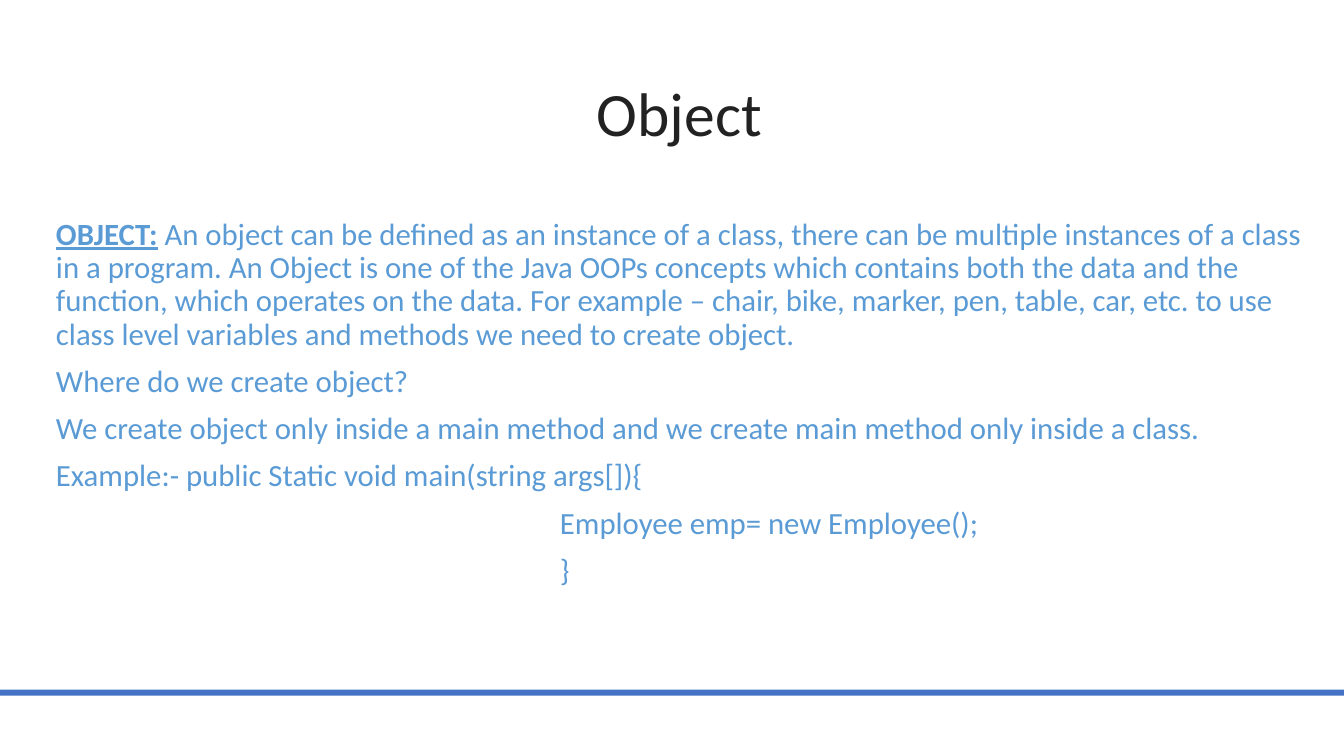
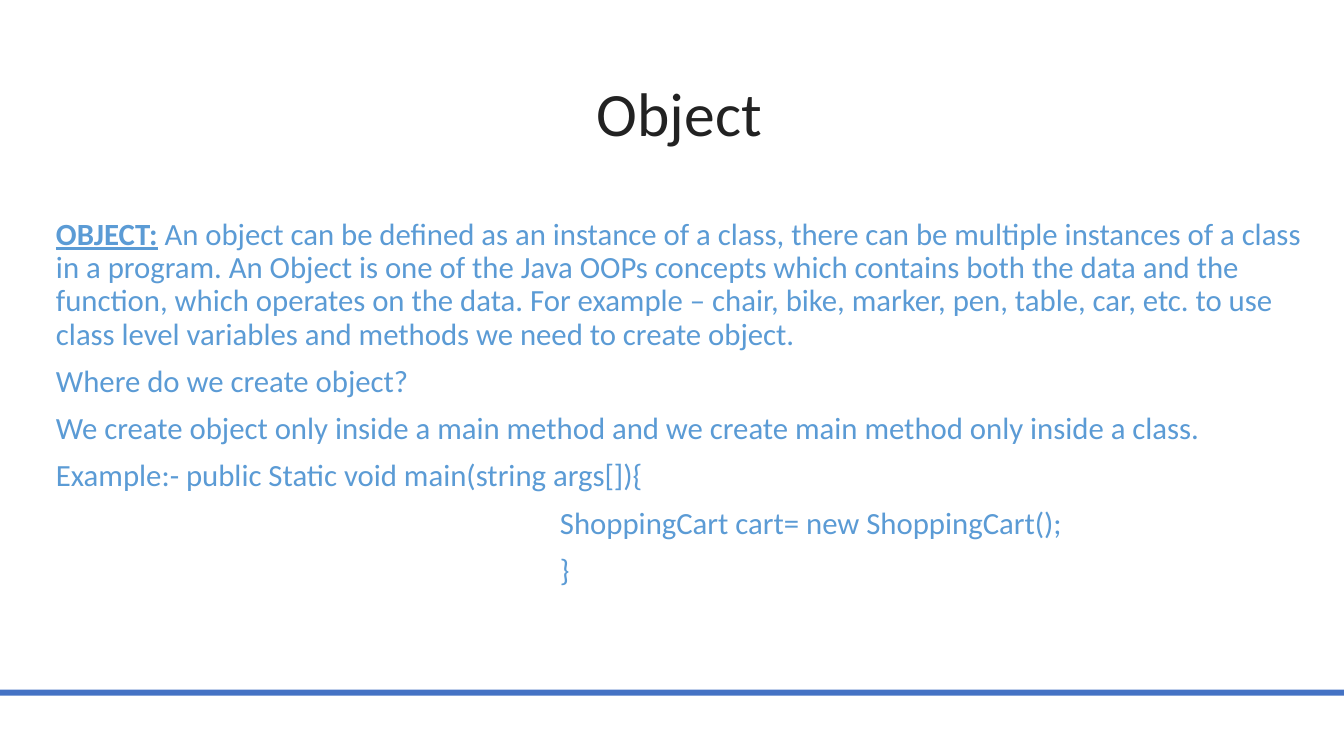
Before and after one commit to MarwaSafa02/JavaMentorship, a slide deck: slide 26 of Java_Mentoring_Revised.pptx. Drawn at 1344x756 pixels with LibreOffice and Linux fonts; fonts in the diff are those of the drawing. Boxes give left, top, right and bottom in pixels: in the first picture for what was removed or moved away, otherwise in the second. Text is boxed around its words. In the diff, an @@ line names an element or a change of style, - is before the commit and + after.

```diff
--- a/Java_Mentoring_Revised.pptx
+++ b/Java_Mentoring_Revised.pptx
@@ text at (560,512,1061,540): text changed @@
-Employee emp= new Employee();
+ShoppingCart cart= new ShoppingCart();
```
Also in this commit, not shown: 1 other slide changed, 1 slide added, 3 other files.
